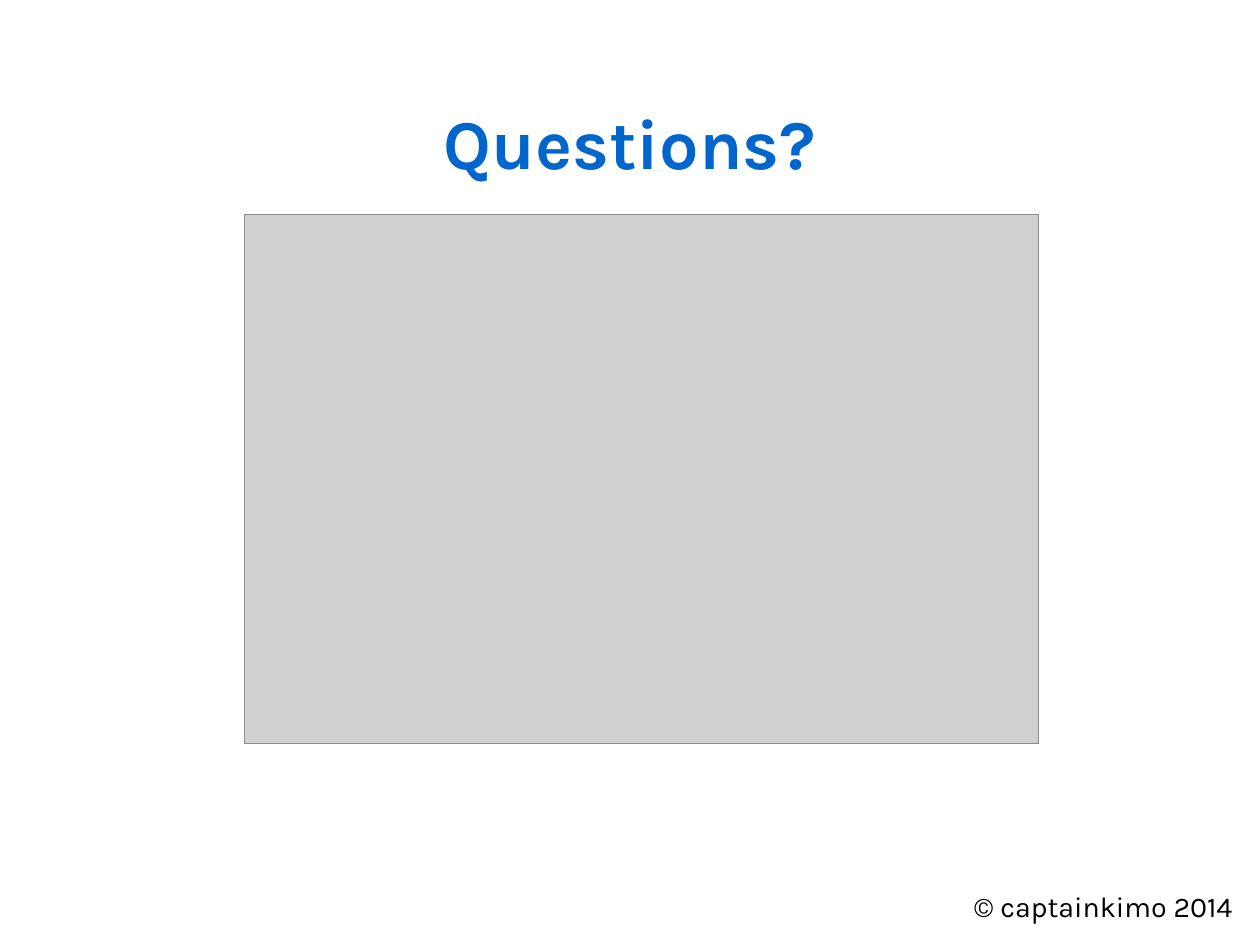
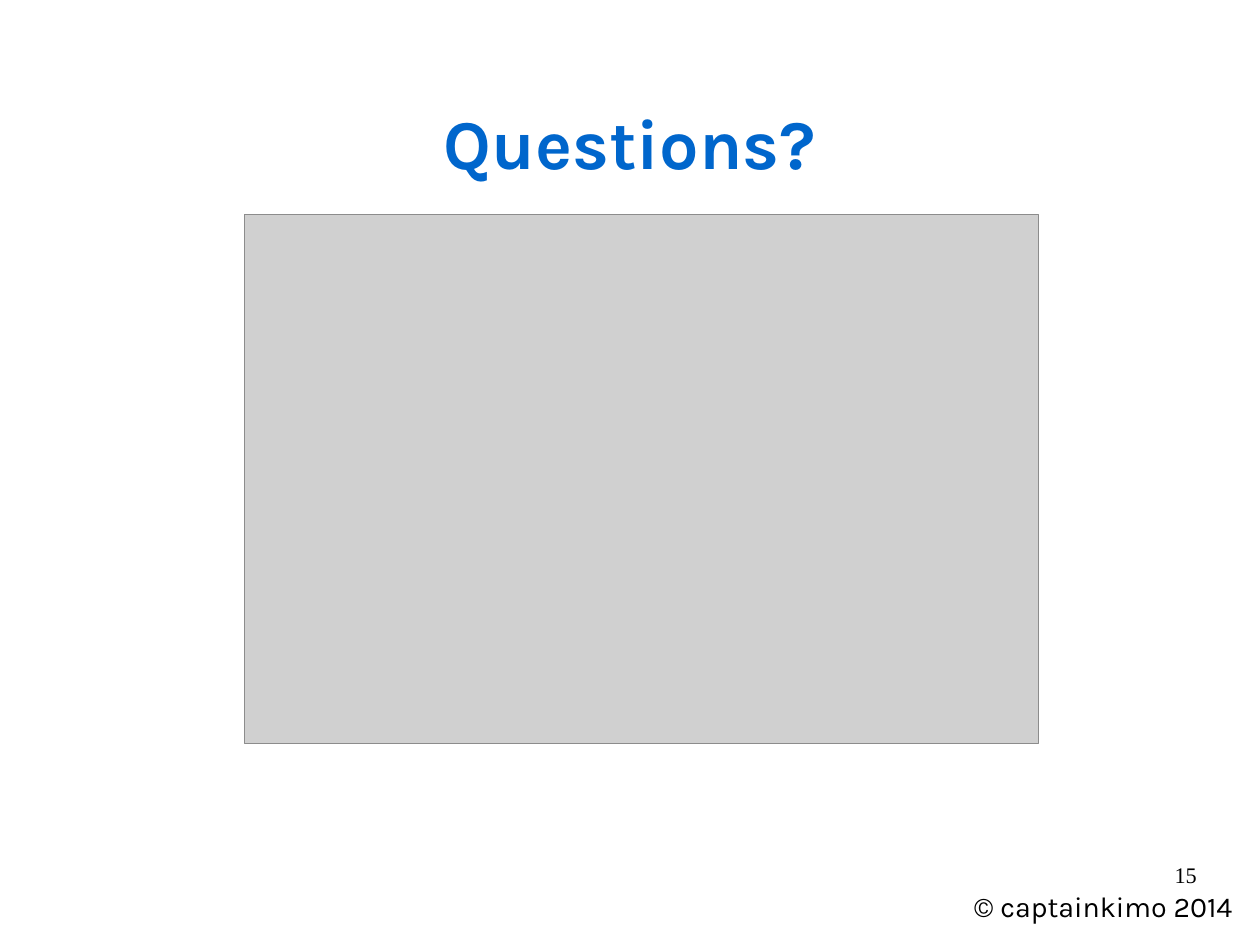
Before and after one commit to Rekyt/lynchlabpresentation2014, a slide deck: slide 15 of LabMeetingPresentation.odp. Drawn at 1260x946 pixels with LibreOffice and Linux fonts; fonts in the diff are those of the drawing; grey boxes stand for pictures. Boxes give left, top, right and bottom in pixels: in the first picture for what was removed or moved away, otherwise in the second. Text is boxed around its words. In the diff, an @@ line names an element or a change of style, - is before the commit and + after.

```diff
--- a/LabMeetingPresentation.odp
+++ b/LabMeetingPresentation.odp
@@ page number added at box(1175, 868, 1197, 884), 14 pt, text #000000 @@
+15
```
Also in this commit, not shown: 10 other slides changed, 3 slides added, 3 slides removed.
